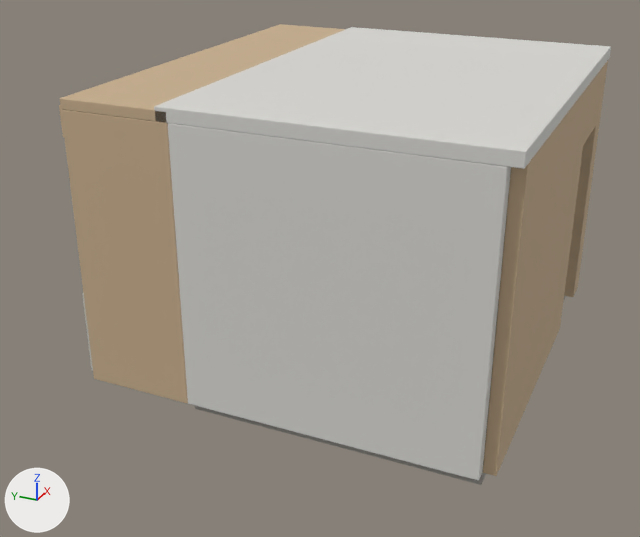
One commit to the Blender file rooms/Courtyard43/assets/full-room/Courtyard43-whitebox.blend: the scene before it, then after it.
One viewpoint serves both versions: a 50 mm lens placed at (-7.8, -4.11, 4.71), pointed at (-0.14, -0.67, 0.88). Arrows for +X, +Y and +Z are at lower left; the lights stay in place. The picture after the commit comes second.

Names of what the first picture shows: 'balcony-ceiling-unconfirmed', 'balcony-left-unconfirmed', 'balcony-window-parapet', 'bedroom-floor', 'ceiling', 'entry-wall-left', 'entry-wall-right', 'left-wall' and 2 more.
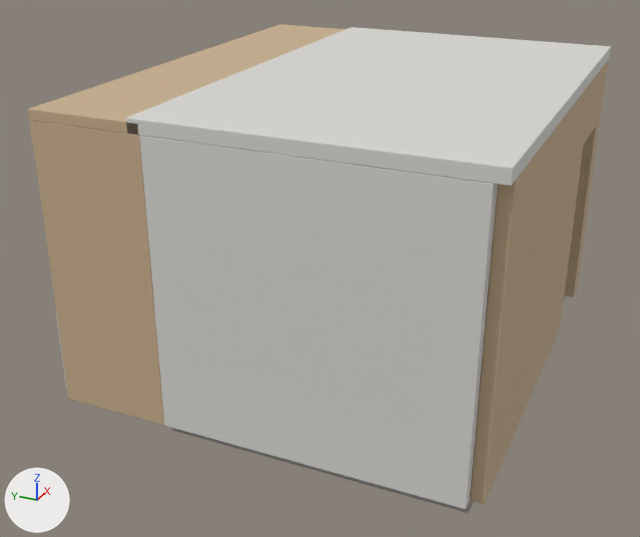
Where the newer file only moved an object's origin or applied its transform, the numbers keep the older frame.

Where the change shows, as pixel boxes (x1, y1, x2, y2) in the pictures (640 x 537 px):
'left-wall', moved
    before: (168, 123, 511, 481)
    after: (140, 135, 497, 509)
'ceiling', moved, rescaled (6% wider, 12% taller)
    before: (154, 27, 611, 169)
    after: (126, 27, 611, 186)
'balcony-left-unconfirmed', moved
    before: (61, 109, 188, 403)
    after: (30, 120, 165, 425)
'entry-wall-left', moved, rescaled (12% wider, 7% taller)
    before: (483, 83, 591, 476)
    after: (470, 83, 591, 504)
'balcony-ceiling-unconfirmed', moved, rescaled (11% wider, 13% taller)
    before: (60, 24, 346, 122)
    after: (28, 24, 346, 135)
'bedroom-floor', moved, rescaled
    before: (195, 289, 566, 485)
    after: (173, 273, 566, 513)
'balcony-window-parapet', moved (mostly hidden)
    before: (82, 293, 93, 371)
    after: (56, 313, 67, 390)

The change in detail:
me_cube is used by ob_bedroom_floor; location (0.4, -1.43, -0.07).
me_cube had 8 vertices, 6 faces and spanned x -2.03..2.03, y -1.42..1.42, z -0.06..0.06.
me_cube now has 8 vertices, 6 faces and spans x -2.22..2.22, y -1.42..1.42, z -0.06..0.06.
me_cube part 1: the whole mesh is scaled about its middle by (1.1, 1, 1).
me_cube_004 is used by ob_entry_wall_left; location (-0.18, -2.91, 1.38).
me_cube_004 had 8 vertices, 6 faces and spanned x -1.44..1.44, y -0.06..0.06, z -1.38..1.38.
me_cube_004 now has 8 vertices, 6 faces and spans x -1.64..1.64, y -0.06..0.06, z -1.38..1.38.
me_cube_004 part 2: the whole mesh is scaled about its middle by (1.14, 1, 1).
me_cube_008 is used by ob_ceiling; location (0.4, -1.43, 2.81).
me_cube_008 had 8 vertices, 6 faces and spanned x -2.14..2.14, y -1.54..1.54, z -0.06..0.06.
me_cube_008 now has 8 vertices, 6 faces and spans x -2.35..2.35, y -1.54..1.54, z -0.06..0.06.
me_cube_008 part 3: the whole mesh is scaled about its middle by (1.09, 1, 1).
me_cube_025 is used by ob_balcony_ceiling_unconfirmed; location (0.4, 0.55, 2.8).
me_cube_025 had 8 vertices, 6 faces and spanned x -2.14..2.14, y -0.55..0.55, z -0.05..0.05.
me_cube_025 now has 8 vertices, 6 faces and spans x -2.35..2.35, y -0.55..0.55, z -0.05..0.05.
me_cube_025 part 4: the whole mesh is scaled about its middle by (1.09, 1, 1).
Object 'bedroom-floor' (ob_bedroom_floor) moves from (0.4, -1.43, -0.07) to (0.2, -1.43, -0.07).
Object 'left-wall' (ob_left_wall) moves from (-1.69, -1.43, 1.38) to (-2.08, -1.43, 1.38).
Object 'entry-wall-left' (ob_entry_wall_left) moves from (-0.18, -2.91, 1.38) to (-0.39, -2.91, 1.38).
Object 'ceiling' (ob_ceiling) moves from (0.4, -1.43, 2.81) to (0.2, -1.43, 2.81).
Object 'balcony-left-unconfirmed' (ob_balcony_left_unconfirmed) moves from (-1.69, 0.55, 1.38) to (-2.08, 0.55, 1.38).
Object 'balcony-ceiling-unconfirmed' (ob_balcony_ceiling_unconfirmed) moves from (0.4, 0.55, 2.8) to (0.2, 0.55, 2.8).
Object 'balcony-window-parapet' (ob_balcony_window_parapet) moves from (0.4, 1.16, 0.44) to (0.2, 1.16, 0.44).
